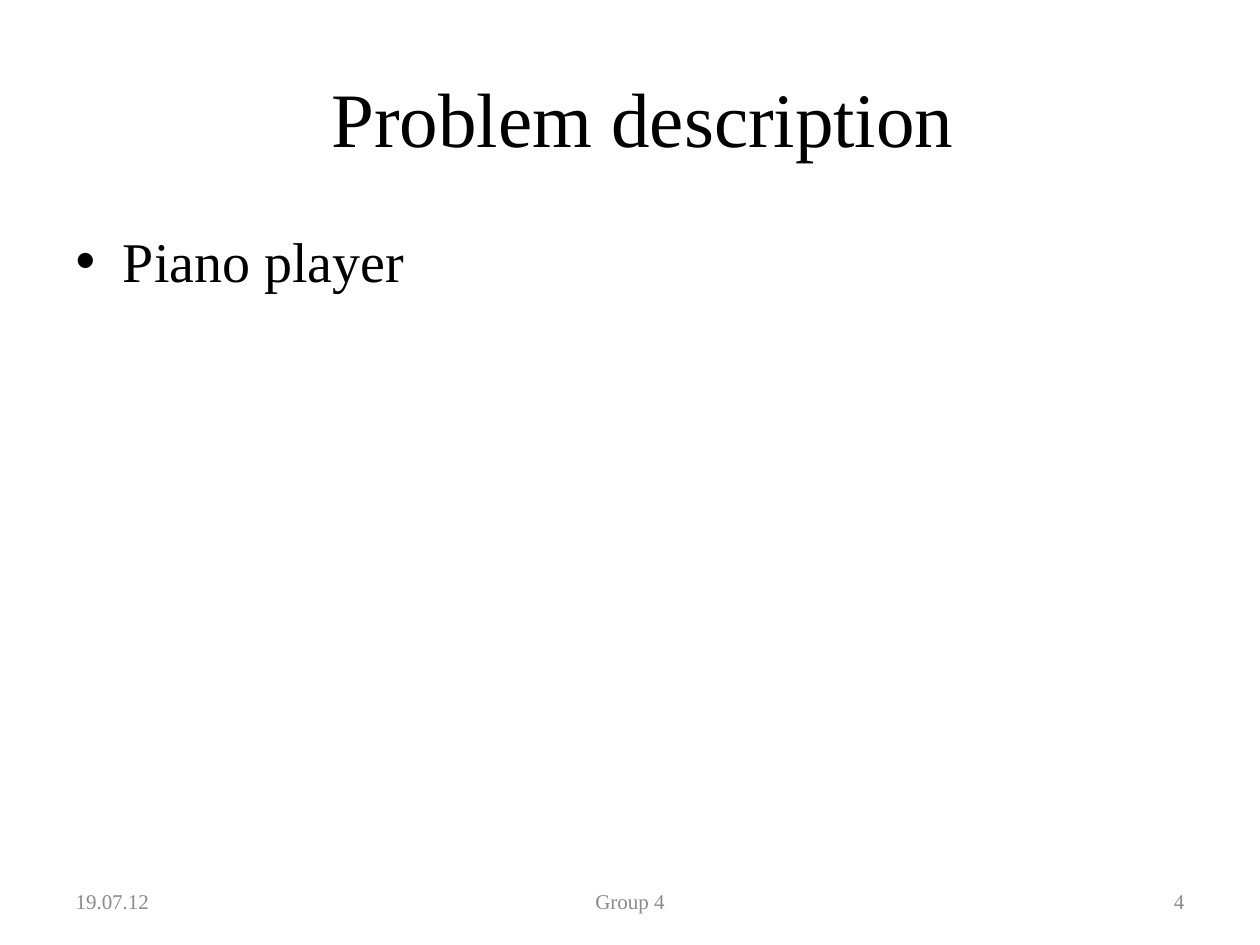
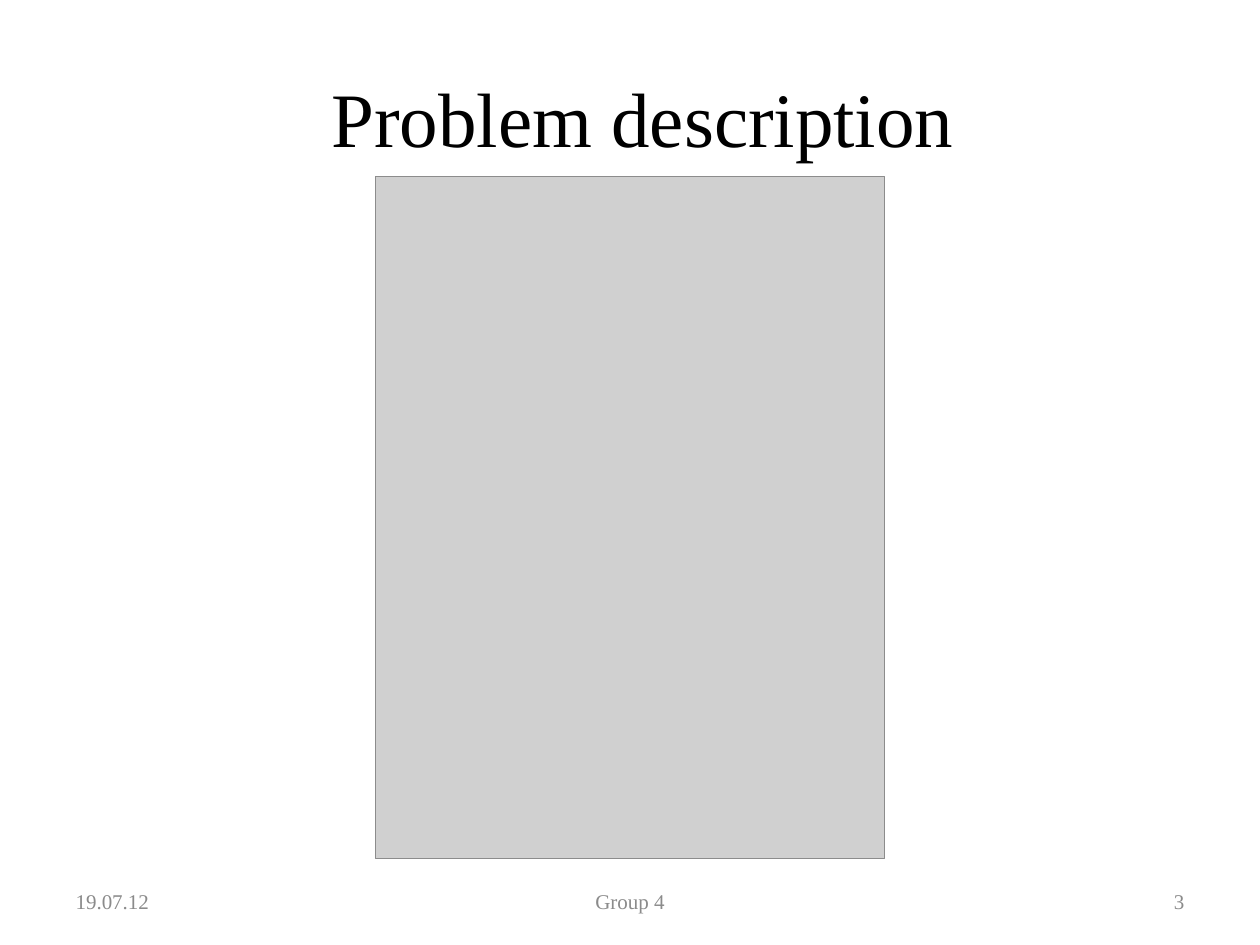
Before and after one commit to zugerisa/2012-Summer-School-Group-4, a slide deck: slide 3 of GlobalSeminarUSA/vortrag/final/final_presentation.pptx (slide 4 before the commit). Drawn at 1260x945 pixels with LibreOffice and Linux fonts; fonts in the diff are those of the drawing; grey boxes stand for pictures; background and template pictures are left out. Boxes give left, top, right and bottom in pixels: in the first picture for what was removed or moved away, otherwise in the second. Text is boxed around its words. In the diff, an @@ line names an element or a change of style, - is before the commit and + after.

```diff
--- a/GlobalSeminarUSA/vortrag/final/final_presentation.pptx
+++ b/GlobalSeminarUSA/vortrag/final/final_presentation.pptx
@@ picture added at [375, 177, 885, 860] @@
@@ text removed at [123, 243, 404, 293] @@
-• Piano player
@@ page number at [1174, 895, 1184, 909]: text changed @@
-4
+3
```
Also in this commit, not shown: 6 other slides changed, 8 slides added, 1 other file.
